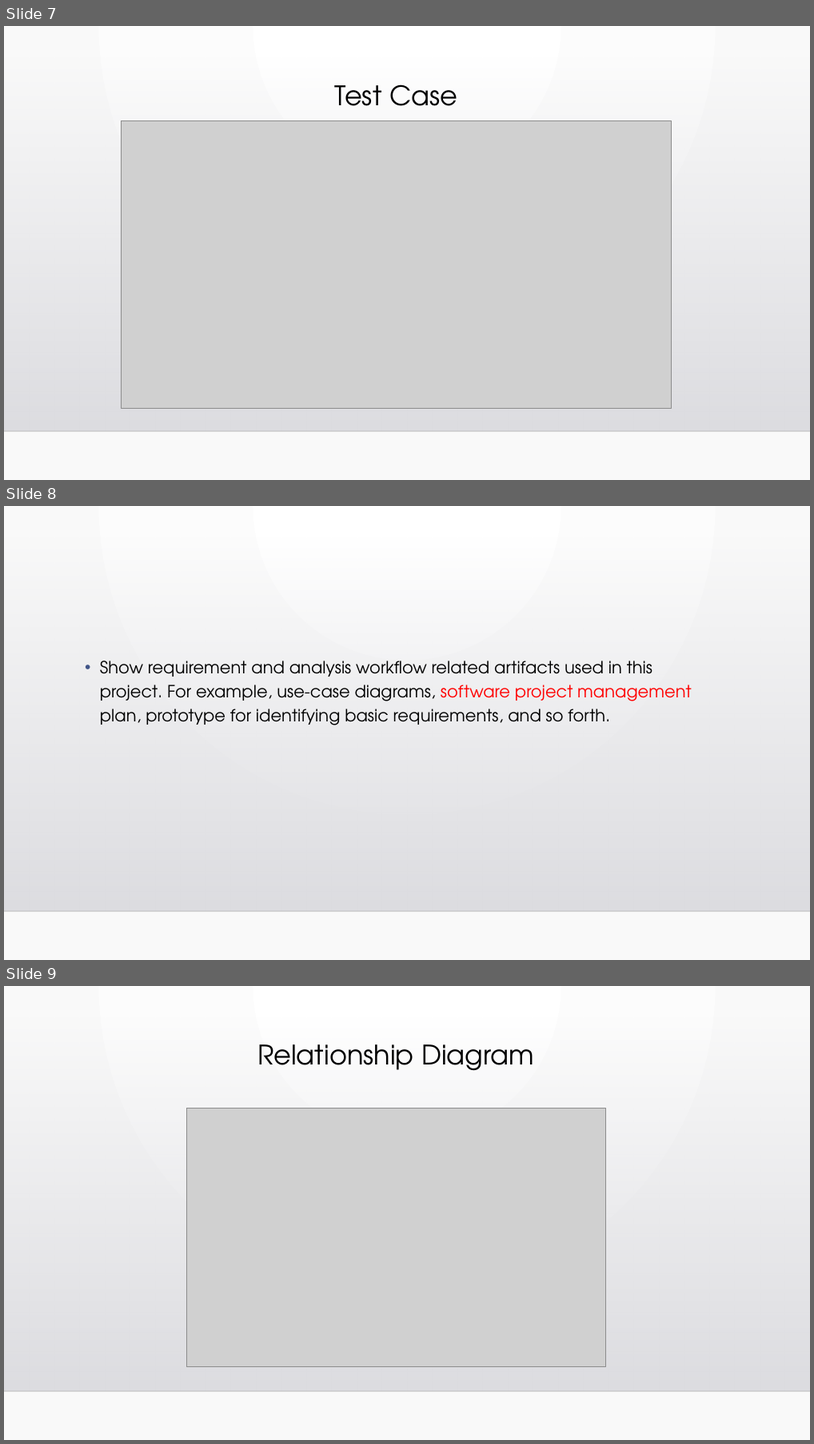
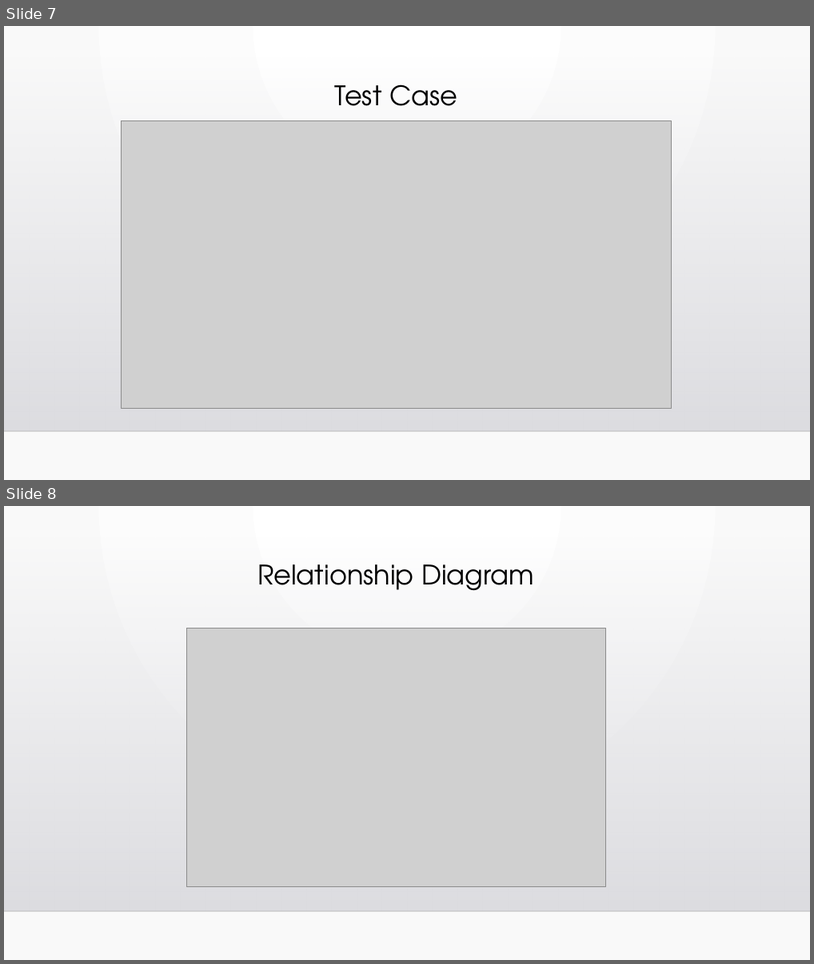
Before and after one commit to KVessey/SoftwareEngineeringLMS, a slide deck: Learning Management System project.pptx. Shown one above the other, each under a label of ours: slides 7, 8 and 9 before the commit, slides 7 and 8 after it. The pictures are 814x1444 and 814x964 pixels, drawn with LibreOffice and Linux fonts; fonts in the diff are those of the drawing; grey boxes stand for pictures; background and template pictures are left out. Boxes give left, top, right and bottom in pixels: in the first picture for what was removed or moved away, otherwise in the second. Text is boxed around its words. In the diff, an @@ line names an element or a change of style, - is before the commit and + after.

```diff
--- a/Learning Management System project.pptx
+++ b/Learning Management System project.pptx
@@ slide 8 removed at (x1=4, y1=506, x2=810, y2=960), background gradient #FFFFFF to #FAFAFA; not listed: 2 template elements that a slide beside it also shows @@
@@ text removed at (x1=100, y1=660, x2=691, y2=725) @@
-• Show requirement and analysis workflow related artifacts used in this project. For example, use-case diagrams, software project management plan, prototype for identifying basic requirements, and so forth.
@@ what was slide 9 is now slide 8 @@
```
Also in this commit, not shown: 2 other slides removed.
